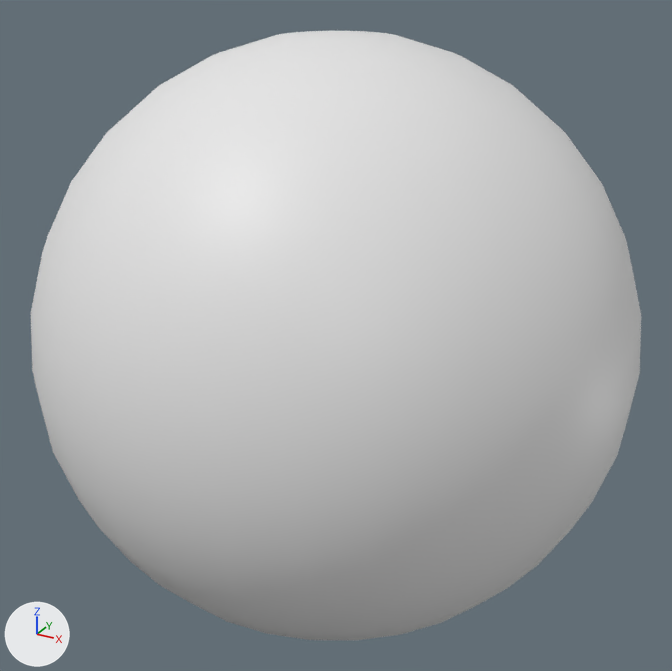
A saved change to the glTF model plugins/AtomLyIntegration/CommonFeatures/Assets/Objects/Primitives/Sphere.glb.
The view is the same before and after, from a camera (50 mm lens) standing at (0.708, -1.287, 1.143) and looking at (0.0, 0.0, 0.5). The axes (+X, +Y, +Z) are drawn at lower left. The lights are the same throughout. The picture after the commit comes second.

Before the edit, the objects in view are built like this:
```python
me_sphere = bpy.data.meshes.new('Sphere')
me_sphere.from_pydata(...)  # a UV sphere (32 segments, 16 rings, poles along z) spanning x -0.5..0.5, y -0.5..0.5, z 0.0..1.0
ob_sphere = bpy.data.objects.new('Sphere', me_sphere)
ob_sphere.location = (0.0, 0.0, 0.0)
```
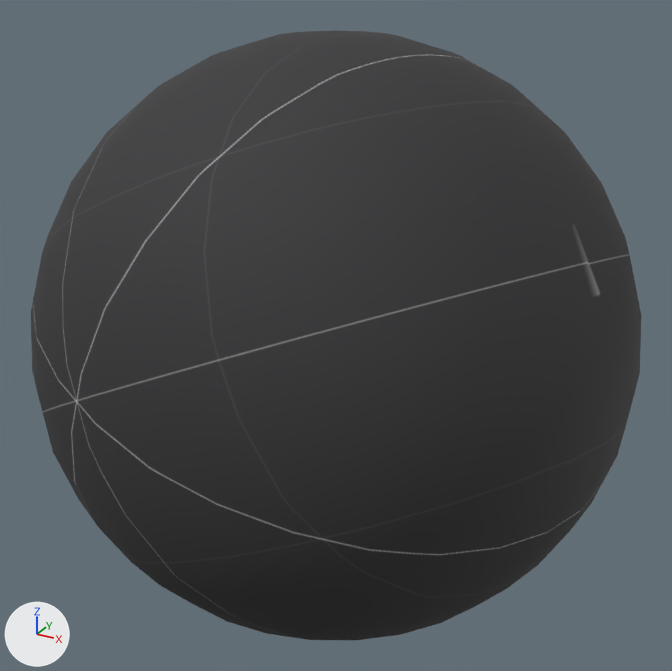
The change in detail:
Picture 'default_basecolor_grid' (img_default_basecolor_grid) is new.
Material 'DefaultGrid' (mat_defaultgrid) is new.
Its texture is img_default_basecolor_grid.
Its roughness is 0.8.
me_sphere has 482 vertices, 960 faces and spans x -0.5..0.5, y -0.5..0.5, z 0.0..1.0.
me_sphere gains material mat_defaultgrid (picture img_default_basecolor_grid).

Pixel boxes (x1, y1, x2, y2) of what changed, in the pictures (672 x 671 px):
'Sphere', recoloured (white to black): (31, 31, 641, 640) in both
